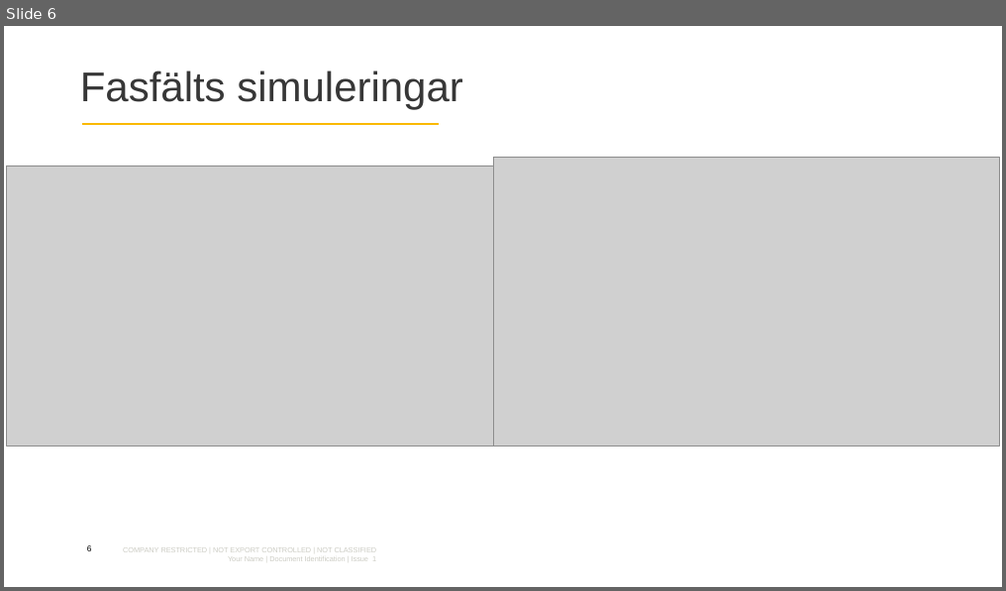
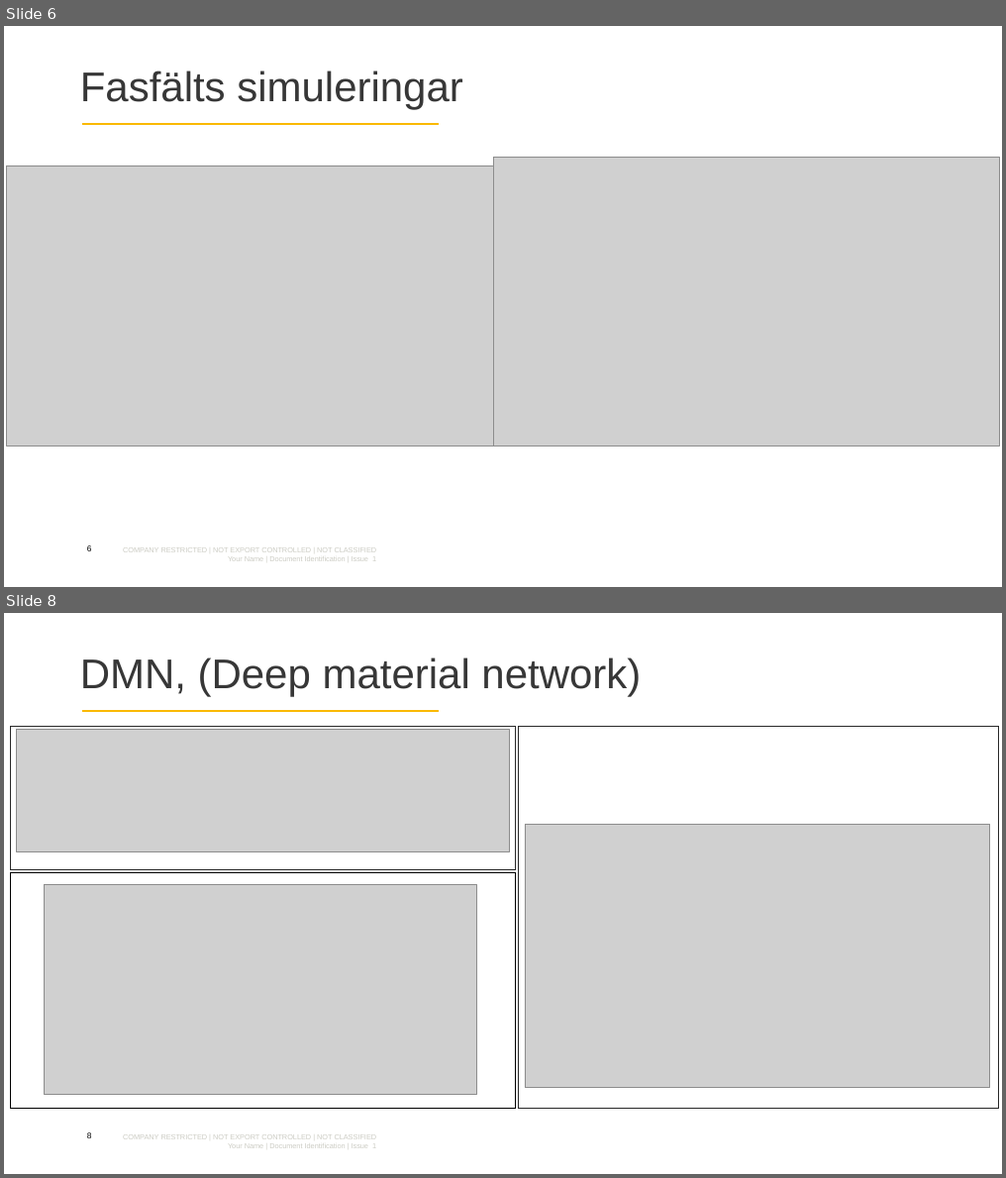
Before and after one commit to gurrajo/phaseField, a slide deck: docs/Mittpressentation.pptx. Shown one above the other, each under a label of ours: slide 6 before the commit, slides 6 and 8 after it; the slides between them are not shown. The pictures are 1006x591 and 1006x1178 pixels, drawn with LibreOffice and Linux fonts; fonts in the diff are those of the drawing; grey boxes stand for pictures; background and template pictures are left out. Boxes give left, top, right and bottom in pixels: in the first picture for what was removed or moved away, otherwise in the second. Text is boxed around its words. In the diff, an @@ line names an element or a change of style, - is before the commit and + after.

```diff
--- a/docs/Mittpressentation.pptx
+++ b/docs/Mittpressentation.pptx
@@ slide 8 added at (x1=4, y1=613, x2=1002, y2=1174), background #FFFFFF; not listed: 2 template elements that a slide beside it also shows @@
@@ title added at (x1=80, y1=658, x2=641, y2=696), 40 pt, text #373737 @@
+DMN, (Deep material network)
@@ rectangle added at (x1=11, y1=727, x2=515, y2=870), fill #FFFFFF, outline #292929 1 pt @@
@@ picture added at (x1=16, y1=729, x2=509, y2=852) @@
@@ rectangle added at (x1=519, y1=727, x2=999, y2=1109), fill #FFFFFF, outline #292929 1 pt @@
@@ picture added at (x1=525, y1=824, x2=991, y2=1087) @@
@@ rectangle added at (x1=11, y1=872, x2=515, y2=1109), fill #FFFFFF, outline #000000 1 pt @@
@@ picture added at (x1=44, y1=884, x2=476, y2=1095) @@
@@ page number added at (x1=87, y1=1133, x2=92, y2=1139), 8 pt, text #000000 @@
+8
```
Also in this commit, not shown: 1 slide changed, 4 other slides added, 2 other files.
